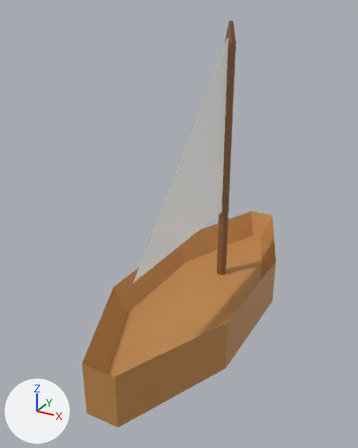
What one commit did to the glTF model personal-portfolio/public/assets/models/Sailboat.glb.
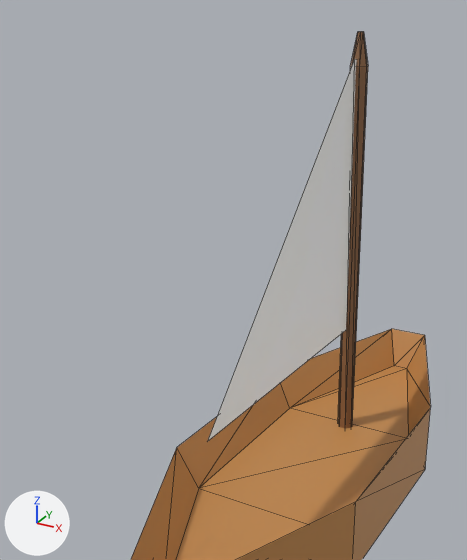
The first picture shows the older version from a 50 mm lens placed at (3.25, -6.59, 4.96), pointed at (-0.23, -0.27, 1.79). The close-ups show both versions on the part from 0% to 84% of the width and 0% to 80% of the height of that picture. Arrows for +X, +Y and +Z are at lower left; the lights stay in place. The close-ups show mesh edges as thin lines. Vertices at the same position are counted once.
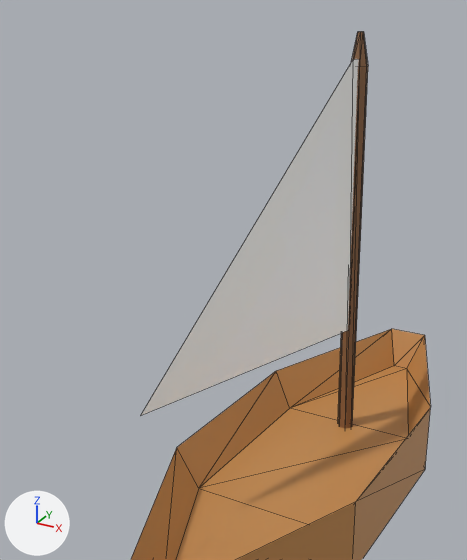
Patch to the scene script:
```diff
--- a/personal-portfolio/public/assets/models/Sailboat.glb.py
+++ b/personal-portfolio/public/assets/models/Sailboat.glb.py
@@ me_cube @@
 me_cube.from_pydata(...)  # 49 vertices, 84 faces; spans x -1.0..1.0, y -2.77..3.05, z 0.0..4.75
 # used by ob_cube; location = (0.0, 0.0, 0.0)
-me_cube.vertices[45].co = (0.0, 0.83, 4.51)  # pixel (354, 59)
-me_cube.vertices[46].co = (0.0, -1.94, 1.63)  # pixel (207, 441)
-me_cube.vertices[47].co = (0.0, 0.94, 4.51)
-me_cube.vertices[48].co = (0.0, 0.94, 1.63)
+# me_cube part 1
+me_cube.vertices[45].co = (0.0, 0.81, 4.51)  # pixel (352, 59)
+me_cube.vertices[46].co = (-0.77, -1.85, 1.63)  # pixel (140, 415)
+me_cube.vertices[47].co = (0.03, 0.91, 4.51)  # pixel (359, 59)
+me_cube.vertices[48].co = (0.03, 0.91, 1.63)
 me_cube.materials.append(mat_material_002)
```

What differs and where, as boxes [x1, y1, x2, y2] in the close-ups (467 x 560 px; the box of a moved part takes in the faces that stretch with it):
part 1 of me_cube, moved or reshaped: before [207, 59, 357, 442]; after [141, 59, 359, 416]
